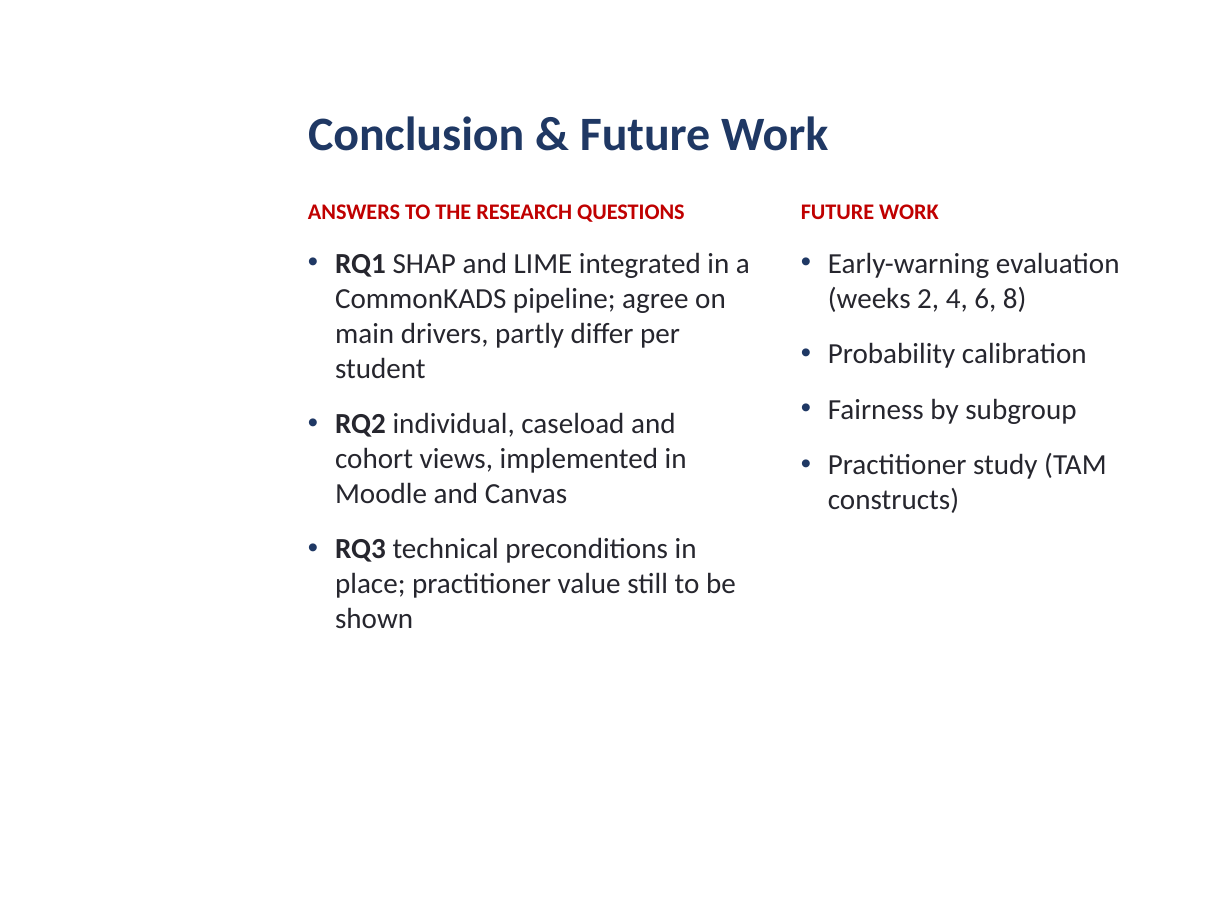
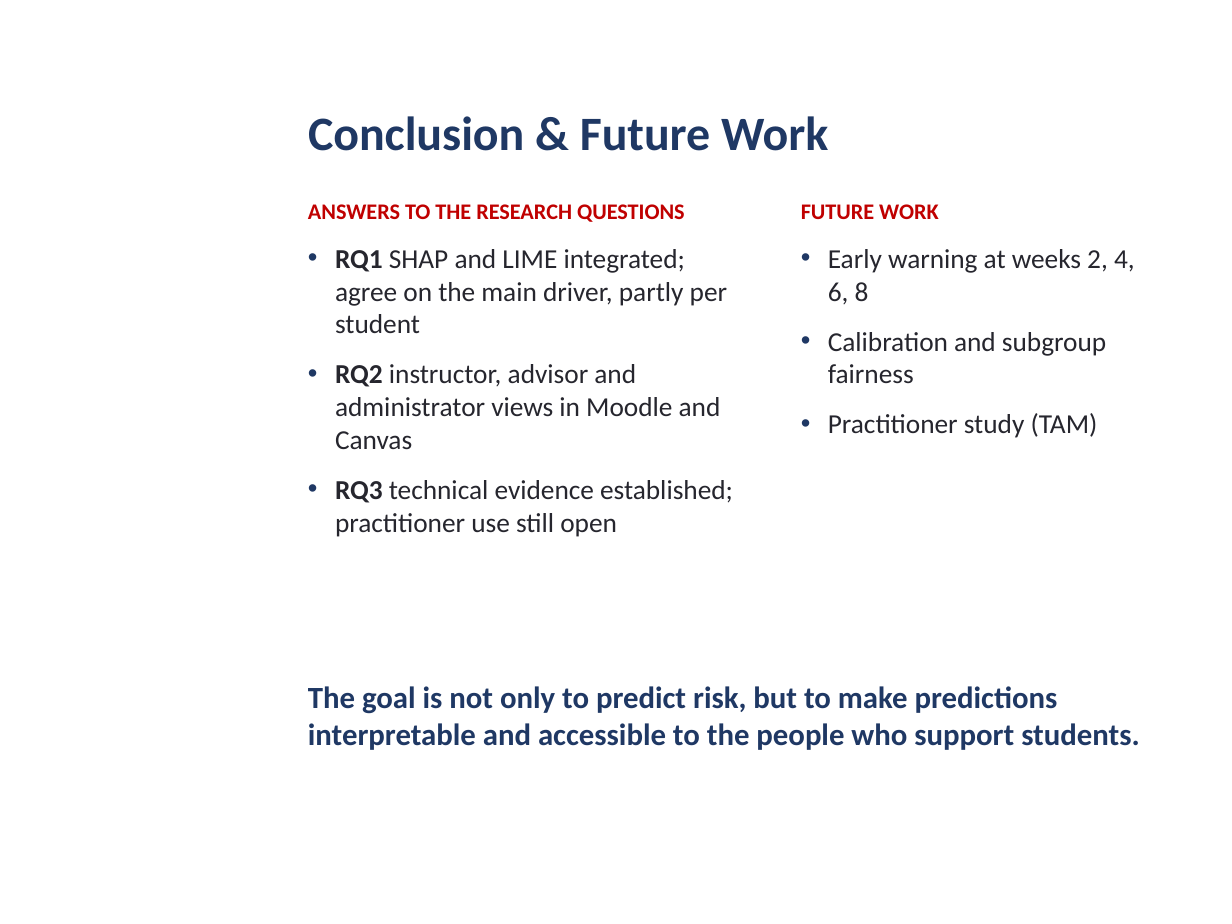
Before and after one commit to daniel-larry/python-run-result, a slide deck: slide 12 of Internal_Defense_Presentation.pptx. Drawn at 1232x924 pixels with LibreOffice and Linux fonts; fonts in the diff are those of the drawing; background and template pictures are left out. Boxes give left, top, right and bottom in pixels: in the first picture for what was removed or moved away, otherwise in the second. Text is boxed around its words. In the diff, an @@ line names an element or a change of style, - is before the commit and + after.

```diff
--- a/Internal_Defense_Presentation.pptx
+++ b/Internal_Defense_Presentation.pptx
@@ text at bbox=[335, 249, 733, 537]: text changed; size 17 to 16 pt @@
-• RQ1 SHAP and LIME integrated in a CommonKADS pipeline; agree on main drivers, partly differ per student
-• RQ2 individual, caseload and cohort views, implemented in Moodle and Canvas
-• RQ3 technical preconditions in place; practitioner value still to be shown
+• RQ1 SHAP and LIME integrated; agree on the main driver, partly per student
+• RQ2 instructor, advisor and administrator views in Moodle and Canvas
+• RQ3 technical evidence established; practitioner use still open
@@ text at bbox=[828, 249, 1135, 438]: text changed; size 17 to 16 pt @@
-• Early-warning evaluation (weeks 2, 4, 6, 8)
-• Probability calibration
-• Fairness by subgroup
-• Practitioner study (TAM constructs)
+• Early warning at weeks 2, 4, 6, 8
+• Calibration and subgroup fairness
+• Practitioner study (TAM)
@@ text added at bbox=[308, 686, 1139, 750], 18 pt, text #1F3864, bold @@
+The goal is not only to predict risk, but to make predictions interpretable and accessible to the people who support students.
```
Also in this commit, not shown: 10 other slides changed.
